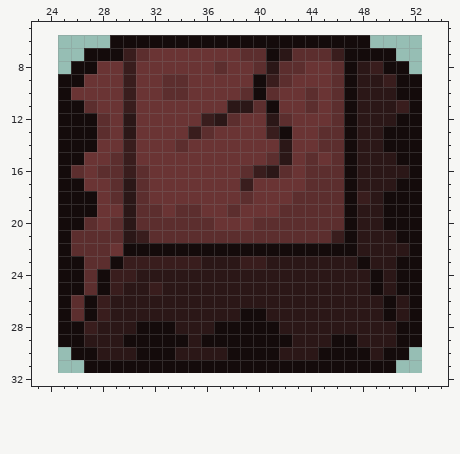
Two versions of one sprite sheet, GamePoo2/res/Enemies/TwoStates/redSpikes/firstState.png. That is the earlier state.
The file is 28x26 pixels. Shown: x 23..54, y 5..32. The old version is drawn lined up with the new one, on the new canvas.
The same view after the edit:
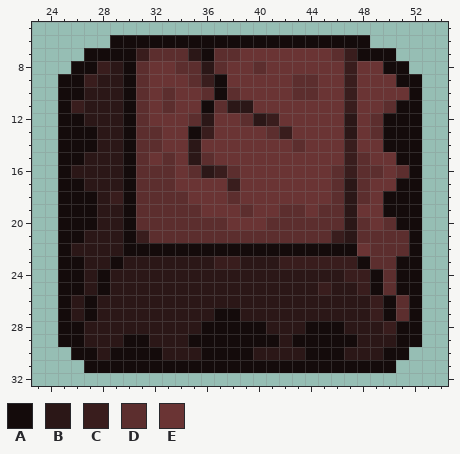
Palette (. is transparent): A #140b0b  B #2b1717  C #391d1d  D #5c2e2e  E #6a3434
The edit:
canvas 28x26 -> 80x40, the old top-left corner now at 25,6
@@ x 23..54 @@
  6 ......AAAAAAAAAAAAAAAAAAAA......
- 7 ....AAACDEEEEEEEDDABDDDCAAAA....
- 8 ...AAEECEEEEEEDEEDBDDEEDABCAA...
- 9 ..AAEEECEEDDEEEEEACDEEEDABBCAA..
-10 ..AEEEECEEDDEEEEDADEEDEDABBBAA..
-11 ..AADEECEEEEEEEBBDAEEDEDABBBCA..
-12 ..AAADEBEEEEECBDEEBDEEEDABBBAA..
-13 ..AAADEBEEEECDEEEECAEEDDABBAAA..
-14 ..AAAEECEEEDEEEEEEEBEEDDABBAAA..
-15 ..AAEEDCEEEEEEEEEEDBEDEDABBBAA..
-16 ..ADEDDCDEEEEEEEDCBDEDDDABBBBA..
-17 ..AAEEDBDEEEEEEECEEEEDDDABBBAA..
-18 ..AAAEDBDEEEEEEEDEEEDDDDACBAAA..
-19 ..AAAEEBDDEDDEEDEEEDDDDDABBAAA..
-20 ..AADEDBDDDDDDEEEDDDDDDDABBAAA..
-21 ..ADDDDBCDDDDDDDDDDDDDDCABBBAA..
-22 ..ADDDEAAAAAAAAAAAAAAAAAABBBBA..
-23 ..AADDACCCCCCBBBCCBBBBBBBABBAA..
-24 ..AADACCBBBBBBBBBBBBBBBBBBABAA..
-25 ..AADACBBCBBBBBBBBBBBBBBBBABAA..
-26 ..ADACBBBBBBBBBBBBBBBBBBBBBABA..
-27 ..ADACBBBBBBBBBBAABBBBBBBBBABA..
-28 ..AACBBBAAABBBAAAAABBBBBBBBBAA..
-29 ..AABBBAAAAABAAAAAAABBBAABBBAA..
-30 ...AABBBAAABBBBAAAABBBAAAABAA...
+ 7 ....AAAACDDDBADDEEEEEEEDCAAA....
+ 8 ...AACBADEEDDBDEEDEEEEEECEEAA...
+ 9 ..AACBBADEEEDCAEEEEEDDEECEEEAA..
+10 ..AABBBADEDEEDADEEEEDDEECEEEEA..
+11 ..ACBBBADEDEEADBBEEEEEEECEEDAA..
+12 ..AABBBADEEEDBEEDBCEEEEEBEDAAA..
+13 ..AAABBADDEEACEEEEDCEEEEBEDAAA..
+14 ..AAABBADDEEBEEEEEEEDEEECEEAAA..
+15 ..AABBBADEDEBDEEEEEEEEEECDEEAA..
+16 ..ABBBBADDDEDBCDEEEEEEEDCDDEDA..
+17 ..AABBBADDDEEEECEEEEEEEDBDEEAA..
+18 ..AAABCADDDDEEEDEEEEEEEDBDEAAA..
+19 ..AAABBADDDDDEEEDEEDDEDDBEEAAA..
+20 ..AAABBADDDDDDDEEEDDDDDDBDEDAA..
+21 ..AABBBACDDDDDDDDDDDDDDCBDDDDA..
+22 ..ABBBBAAAAAAAAAAAAAAAAAAEDDDA..
+23 ..AABBABBBBBBBCCBBBCCCCCCADDAA..
+24 ..AABABBBBBBBBBBBBBBBBBBCCADAA..
+25 ..AABABBBBBBBBBBBBBBBBCBBCADAA..
+26 ..ABABBBBBBBBBBBBBBBBBBBBBCADA..
+27 ..ABABBBBBBBBBAABBBBBBBBBBCADA..
+28 ..AABBBBBBBBBAAAAABBBAAABBBCAA..
+29 ..AABBBAABBBAAAAAAABAAAAABBBAA..
+30 ...AABAAAABBBAAAABBBBAAABBBAA...
 31 ....AAAAAAAAAAAAAAAAAAAAAAAA....
Where, in picture pixels (left, top, right, bottom), the same in both pictures:
changed: (71, 48, 409, 360)
